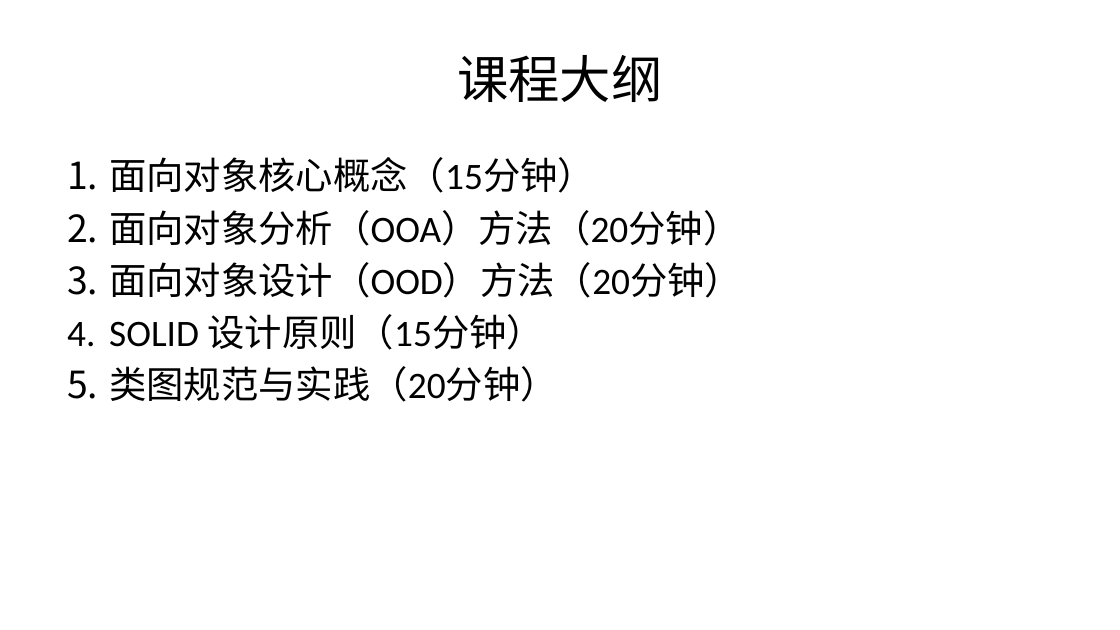
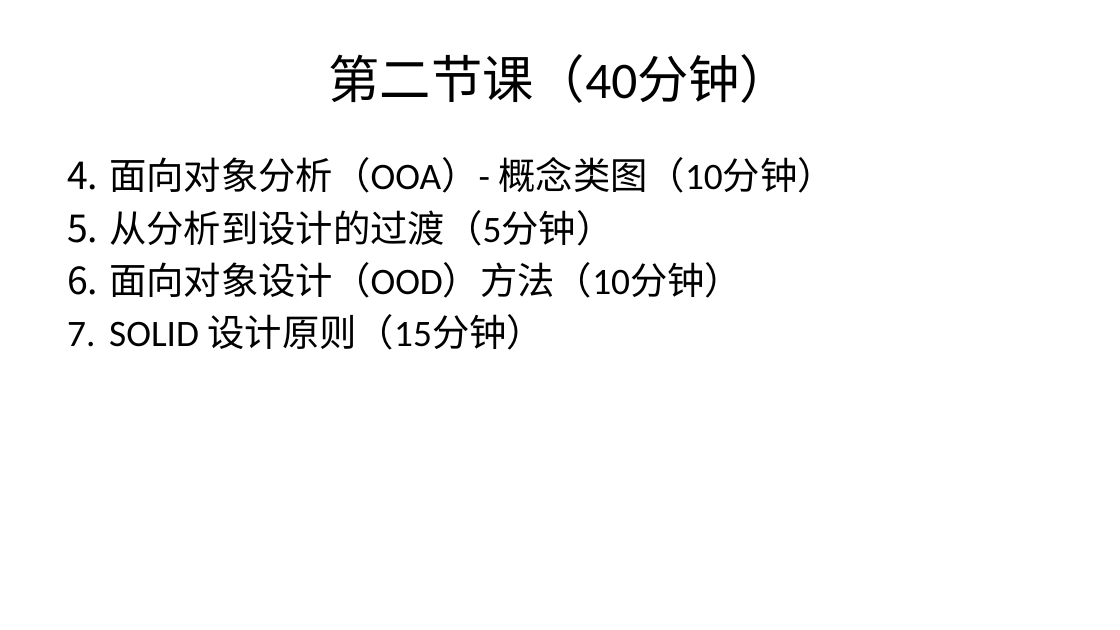
Before and after one commit to yinglichina8848/sqlrustgo, a slide deck: slide 5 of docs/教学计划/PPT/第3讲-面向对象分析设计与实现.pptx (slide 3 before the commit). Drawn at 1120x630 pixels with LibreOffice and Linux fonts; fonts in the diff are those of the drawing. Boxes give left, top, right and bottom in pixels: in the first picture for what was removed or moved away, otherwise in the second. Text is boxed around its words. In the diff, an @@ line names an element or a change of style, - is before the commit and + after.

Commit message:
docs: 重新组织第3讲PPT结构 - OOA用用例图→概念类图

```diff
--- a/docs/教学计划/PPT/第3讲-面向对象分析设计与实现.pptx
+++ b/docs/教学计划/PPT/第3讲-面向对象分析设计与实现.pptx
@@ title at <box>329,54,792,103</box>: text changed @@
-课程大纲
+第二节课（40分钟）
@@ text at <box>109,157,834,298</box>: text changed @@
-1. 面向对象核心概念（15分钟）
-2. 面向对象分析（OOA）方法（20分钟）
-3. 面向对象设计（OOD）方法（20分钟）
+4. 面向对象分析（OOA）- 概念类图（10分钟）
+5. 从分析到设计的过渡（5分钟）
+6. 面向对象设计（OOD）方法（10分钟）
@@ text at <box>109,366,557,402</box>: paragraph removed @@
-5. 类图规范与实践（20分钟）
```
Also in this commit, not shown: 17 other slides changed, 34 slides added, 13 slides removed.
